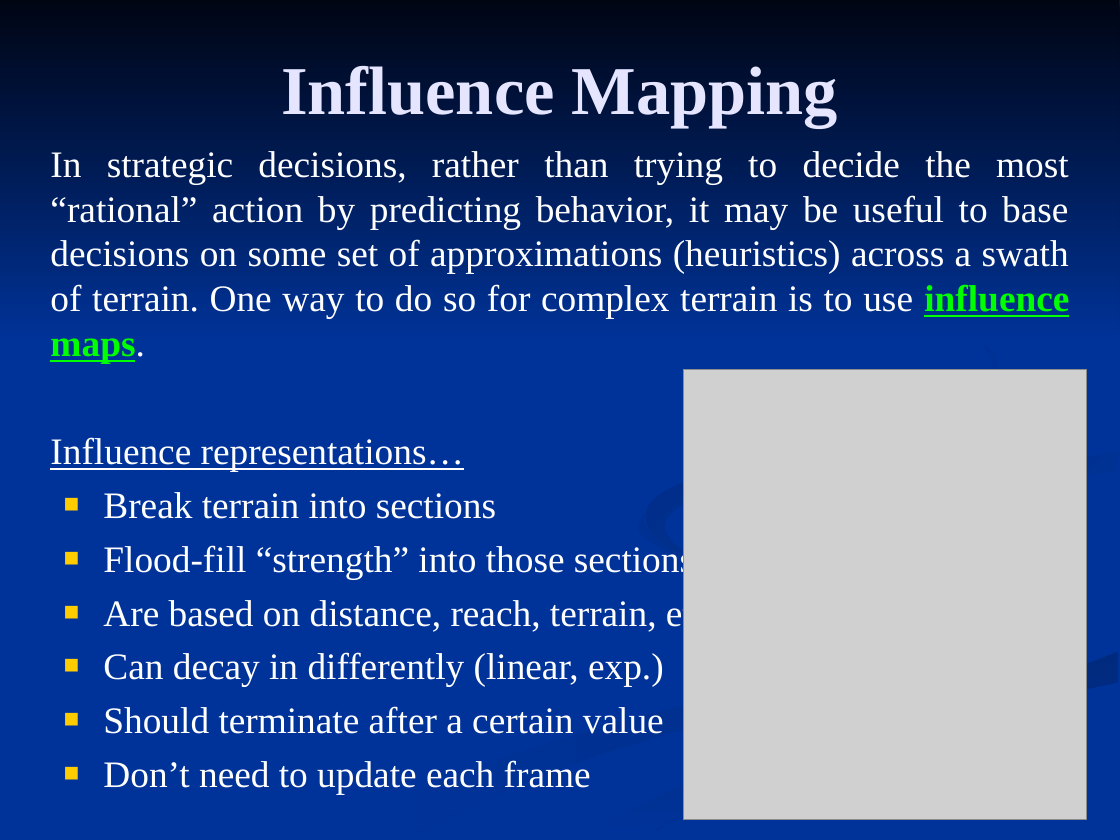
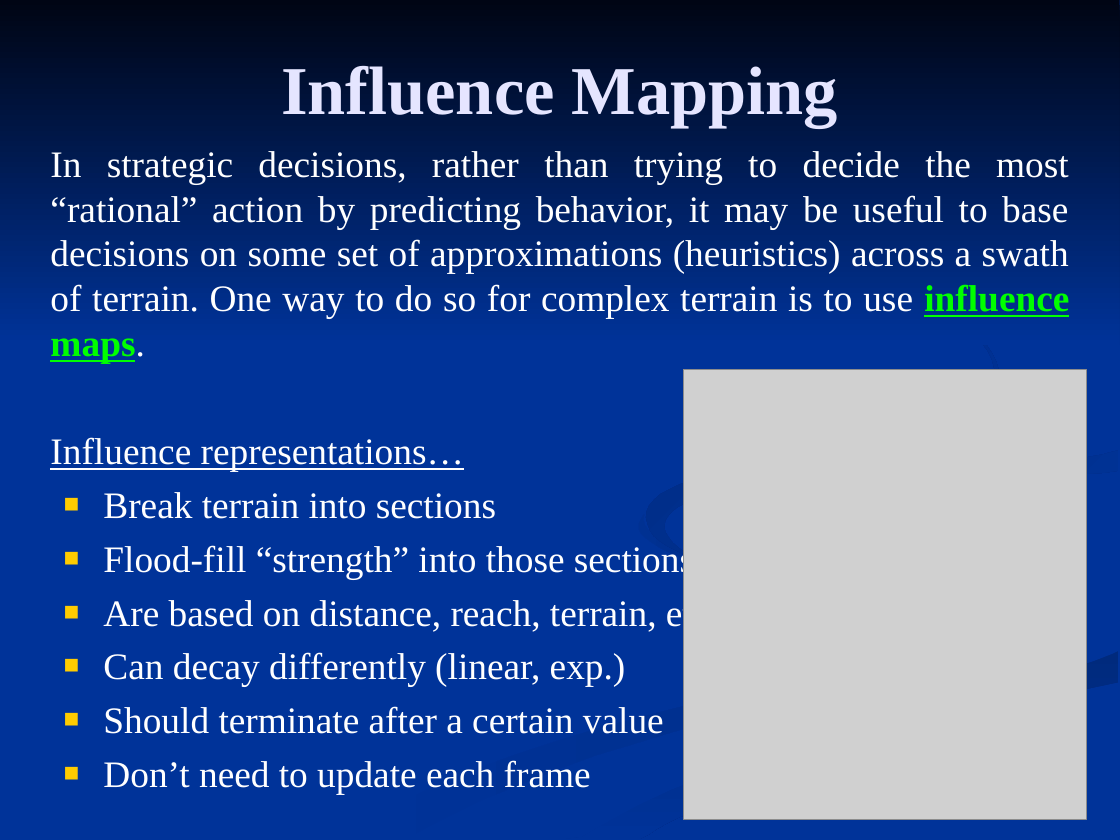
Before and after one commit to FleepyBeepy/Artificial-Intelligence, a slide deck: slide 2 of Lecture Slides/9.2 - Influence Maps.ppt. Drawn at 1120x840 pixels with LibreOffice and Linux fonts; fonts in the diff are those of the drawing; grey boxes stand for pictures. Boxes give left, top, right and bottom in pixels: in the first picture for what was removed or moved away, otherwise in the second. Text is boxed around its words. In the diff, an @@ line names an element or a change of style, - is before the commit and + after.

Commit message:
- Updated wording on a few slides

```diff
--- a/Lecture Slides/9.2 - Influence Maps.ppt
+++ b/Lecture Slides/9.2 - Influence Maps.ppt
@@ freeform shape at [336,514,896,839]: fill gradient #002E8B to #003399 to gradient #003399 to #002E8B @@
@@ text at [103,652,626,687]: text changed @@
-■ Can decay in differently (linear, exp.)
+■ Can decay differently (linear, exp.)
```
Also in this commit, not shown: 7 other slides changed, 1 other file.
